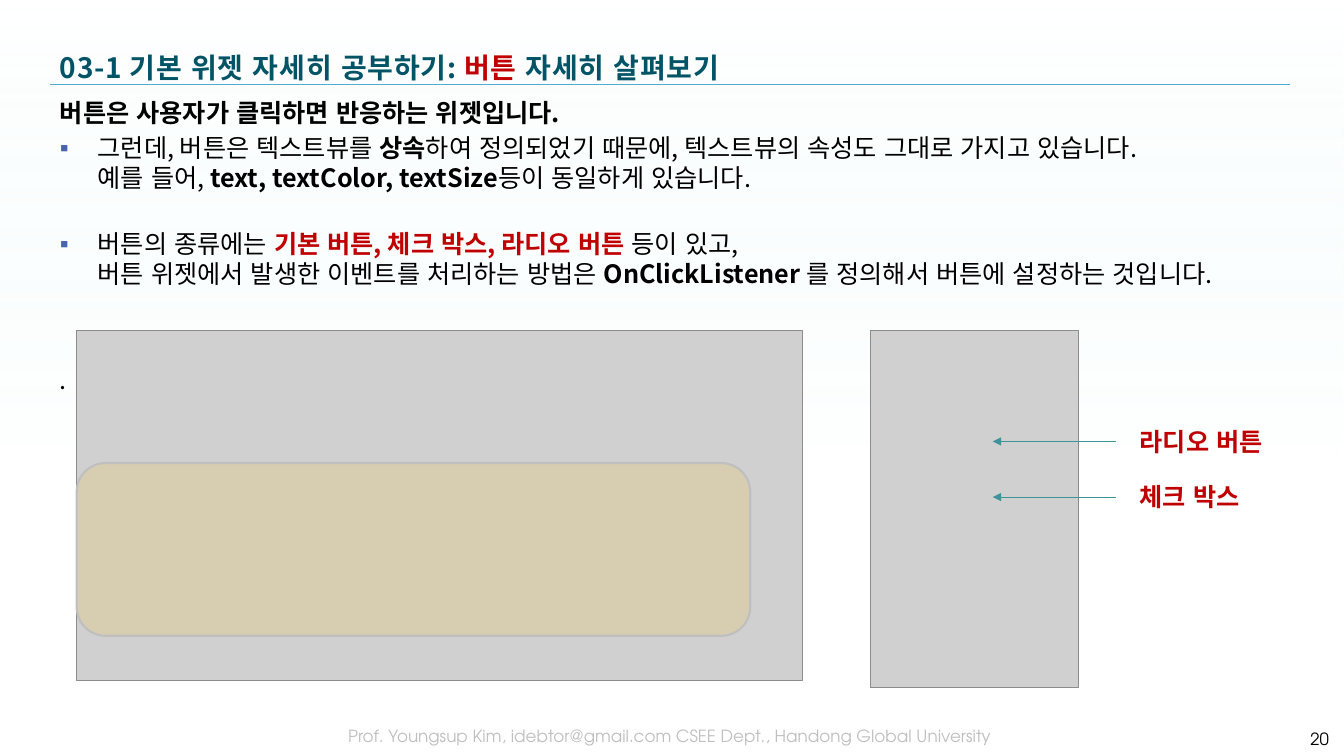
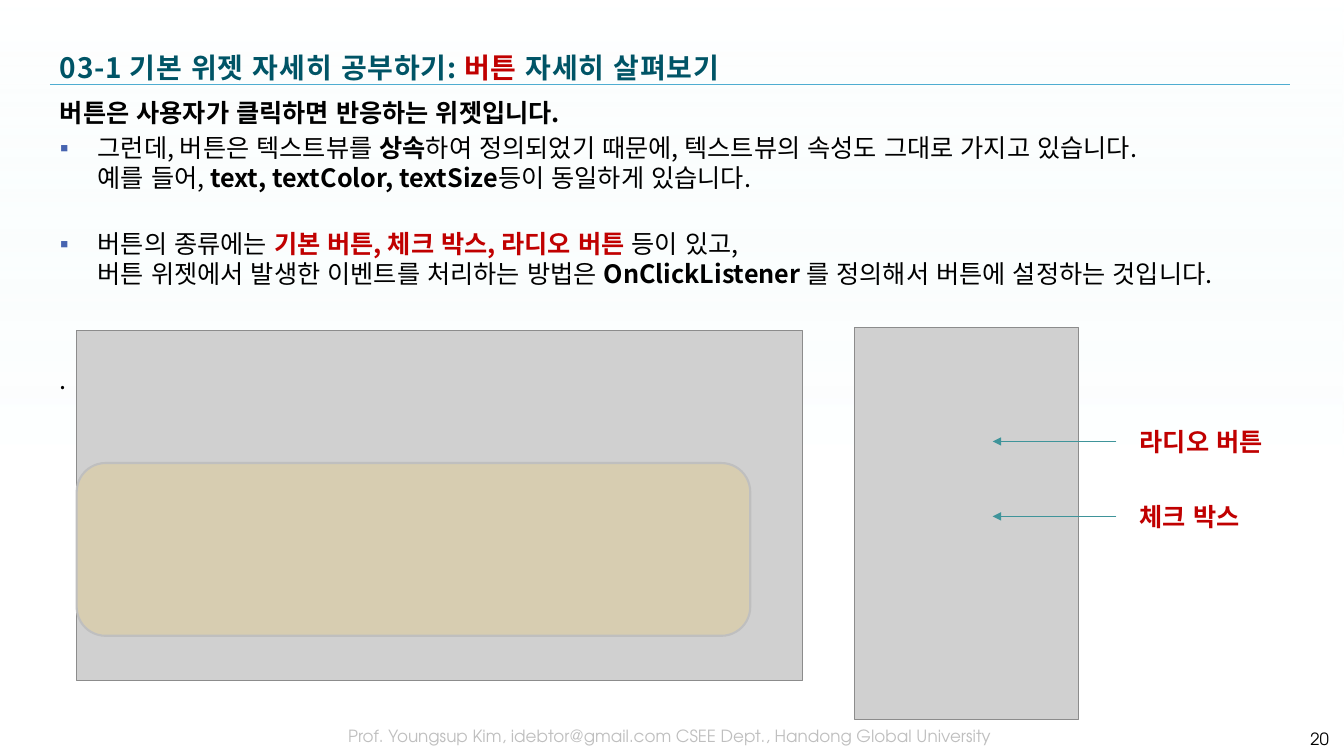
Before and after one commit to tae7841/HuStarAS, a slide deck: slide 20 of ppts/03Widget.pptx. Drawn at 1344x756 pixels with LibreOffice and Linux fonts; fonts in the diff are those of the drawing; grey boxes stand for pictures; background and template pictures are left out. Boxes give left, top, right and bottom in pixels: in the first picture for what was removed or moved away, otherwise in the second. Text is boxed around its words. In the diff, an @@ line names an element or a change of style, - is before the commit and + after.

```diff
--- a/ppts/03Widget.pptx
+++ b/ppts/03Widget.pptx
@@ picture: place and size @@
-picture at (871,331,1080,688)
+picture at (855,328,1079,720)
@@ text "체크 박스": place and size @@
-text "체크 박스" at (1140,485,1239,509)
+text "체크 박스" at (1140,505,1239,529)
@@ arrow moved from (1117, 497) - (993, 497) to (1117, 516) - (993, 516) @@
```
Also in this commit, not shown: 4 other slides changed.
